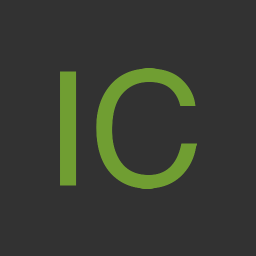
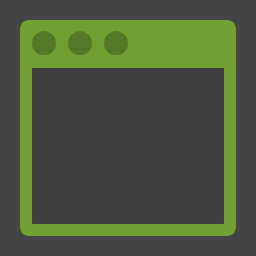
Layer changes from the first w=256, h=256 image to the second:
hid group "Icarus" (2 layers) over [0, 0, 256, 256]
added group "Generic Editor" with 6 layers above "Folder (browse)" over [20, 20, 236, 236]
added group "normal" (6th of 7, in "Generic Editor") with 3 layers in group "Generic Editor" over [20, 20, 236, 236]
added layer "widgets" in group "normal" over [32, 31, 128, 55]
added layer "window border" (2nd of 2, in "Generic Editor" › "normal") in group "normal" over [20, 20, 236, 236]
added layer "bg" (3rd of 3, in "Generic Editor" › "normal") (10%) in group "normal" over [32, 56, 224, 224]
